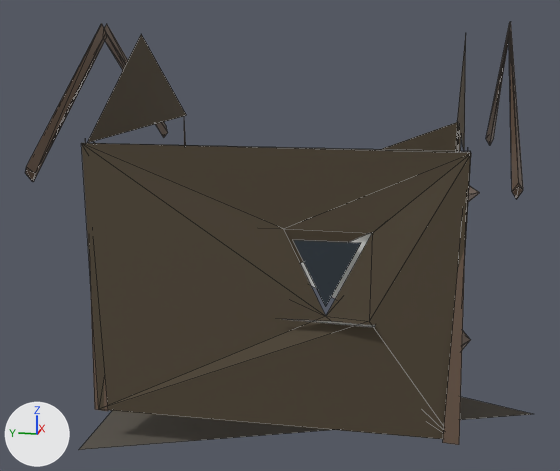
A saved change to the glTF model public/maps/assets/models/garden-shed-lod1.glb.
One viewpoint serves both versions: a camera (50 mm lens) standing at (-6.06, -1.08, 2.75) and looking at (-0.09, 0.11, 1.26). Every picture has the same lights, and +X, +Y and +Z are marked at lower left. The first picture is the older version. Mesh edges are drawn as thin lines. Where no turn or scale is listed for an object, it has been applied to the vertices. Vertices at exactly the same position are counted once.

Names of what the first picture shows: 'garden-shed.001'.
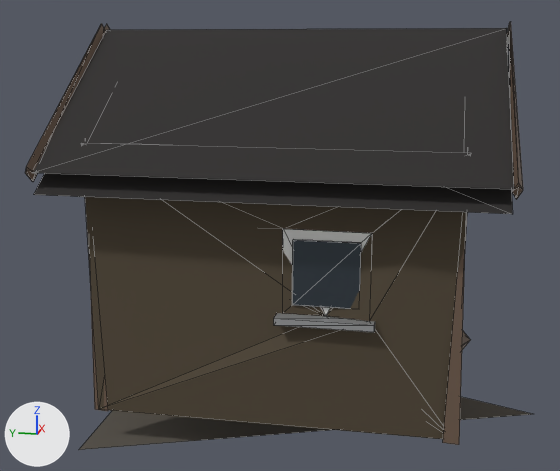
Commit message: fix(map-assets): distance copies keep their roofs

Patch to the scene script:
```diff
--- a/public/maps/assets/models/garden-shed-lod1.glb.py
+++ b/public/maps/assets/models/garden-shed-lod1.glb.py
@@ mat_roof_felt_lod @@
+mat_roof_felt_lod = principled_material('roof-felt-lod')
+mat_roof_felt_lod.base_color = (0.0241, 0.0216, 0.0209)  # black #2b2828
+mat_roof_felt_lod.metallic = 0.0026
+mat_roof_felt_lod.roughness = 0.94
@@ me_garden_shed_001 @@
 # used by ob_garden_shed_001; location = (0.0, -0.183, 1.373)
-me_garden_shed_001.from_pydata(...)  # 113 vertices, 127 faces; spans x -1.38..1.38, y -1.79..1.79, z -1.55..1.55
+me_garden_shed_001.from_pydata(...)  # 145 vertices, 179 faces; spans x -1.38..1.38, y -1.79..1.79, z -1.55..1.55
+# me_garden_shed_001 part 1: a new loose piece, a box spanning x -1.06..-1.0, y -0.517..0.083, z -0.423..0.177, in mat_frame_0_90_0_90_0_88 (white #f3f3f1)
+# me_garden_shed_001 part 2: a new loose piece, a box spanning x -1.17..-1.05, y -0.557..0.123, z -0.473..-0.423, in mat_sill_grey (grey #adafb1)
+# me_garden_shed_001 part 3: the loose piece of 3 vertices spanning x -1.17..-1.05, y -0.56..0.12, z -0.46..-0.44 is deleted
+# me_garden_shed_001 part 4: the loose piece of 3 vertices spanning x -1.04..-1.02, y -0.52..0.08, z -0.42..0.18 is deleted
+# me_garden_shed_001 part 5
+# 2 vertices are removed from x -1.07, y -0.22..0.01, z -0.35..0.11
+# 1 face is deleted
+# 1 vertex moves within x -1.06, y -0.45, z 0.11
+# 13 vertices are added at x -1.35..1.35, y -1.37..0.01, z -0.35..1.5
+# 6 new vertices lie (0.0, 3.1, 0.0) away from vertices in x -1.35..1.35, y -1.37, z 0.4..1.5
+# 8 new faces join them, mat_roof_felt_lod (black #2b2828)
+# 12 new faces join them, mat_window_glass (greyish blue #4b555d)
+# other edits to the shape of me_garden_shed_001 do not show in these pictures
 me_garden_shed_001.materials.append(mat_planks_shed_lod)
@@ me_garden_shed_001 @@
 me_garden_shed_001.materials.append(mat_sill_grey)
+me_garden_shed_001.materials.append(mat_roof_felt_lod)  # black #2b2828
```

Changed parts and their boxes (x1, y1, x2, y2) in the pictures (560 x 471 px):
part 1 of me_garden_shed_001, added
    after: (283, 229, 372, 316)
part 2 of me_garden_shed_001, added
    after: (274, 313, 375, 332)
part 3 of me_garden_shed_001, deleted
    before: (283, 319, 375, 327)
part 4 of me_garden_shed_001, deleted
    before: (300, 233, 372, 299)
part 5 of me_garden_shed_001, built on
    before: (293, 240, 361, 306)
    after: (33, 28, 514, 309)
